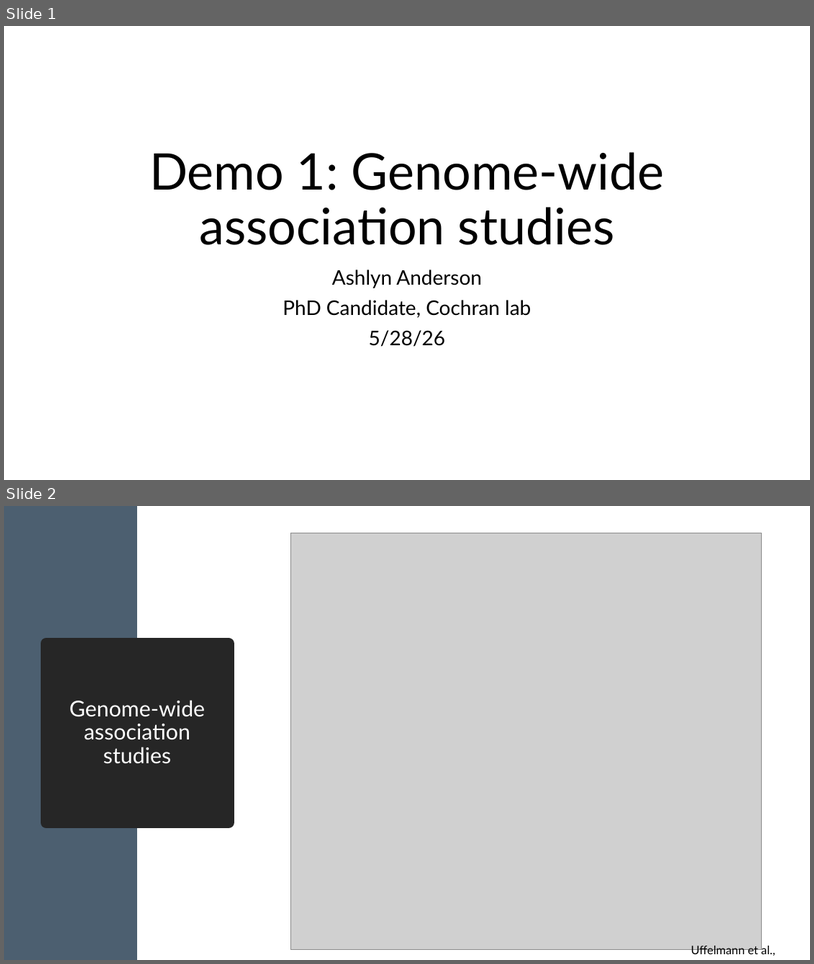
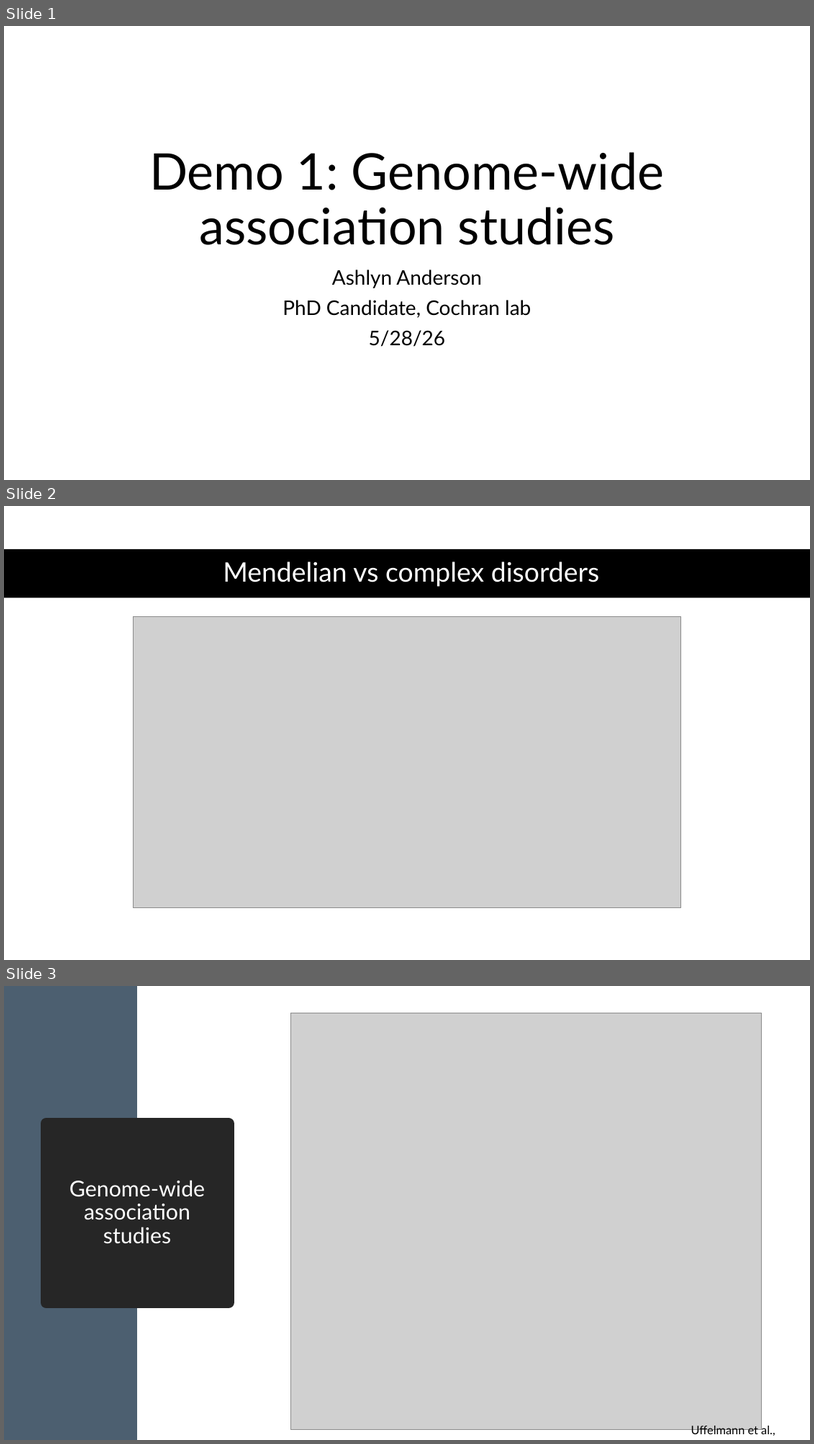
Before and after one commit to HudsonAlpha/biotrain-bootcamp-website, a slide deck: biotrain-2026/Demos/GWAS/GWAS_slides.pptx. Shown one above the other, each under a label of ours: slides 1 and 2 before the commit, slides 1, 2 and 3 after it. The pictures are 814x964 and 814x1444 pixels, drawn with LibreOffice and Linux fonts; fonts in the diff are those of the drawing; grey boxes stand for pictures. Boxes give left, top, right and bottom in pixels: in the first picture for what was removed or moved away, otherwise in the second. Text is boxed around its words. In the diff, an @@ line names an element or a change of style, - is before the commit and + after.

```diff
--- a/biotrain-2026/Demos/GWAS/GWAS_slides.pptx
+++ b/biotrain-2026/Demos/GWAS/GWAS_slides.pptx
@@ slide 2 added at [4,506,810,960], background #FFFFFF @@
@@ rectangle added at [4,549,810,598], fill #000000 @@
@@ title added at [223,561,599,587], 32 pt, text #FFFFFF @@
+Mendelian vs complex disorders
@@ picture added at [133,617,682,908] @@
@@ what was slide 2 is now slide 3 @@
```
